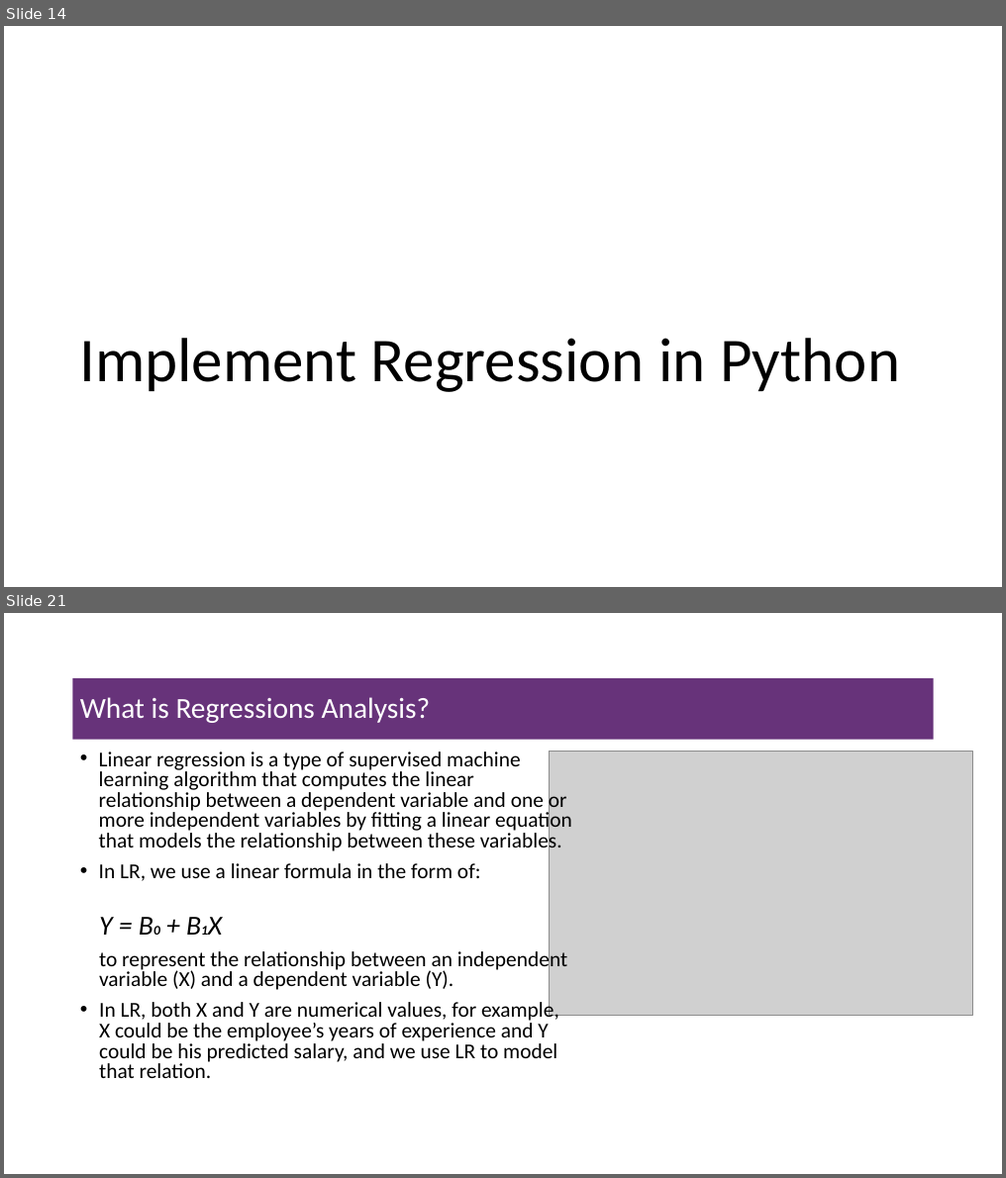
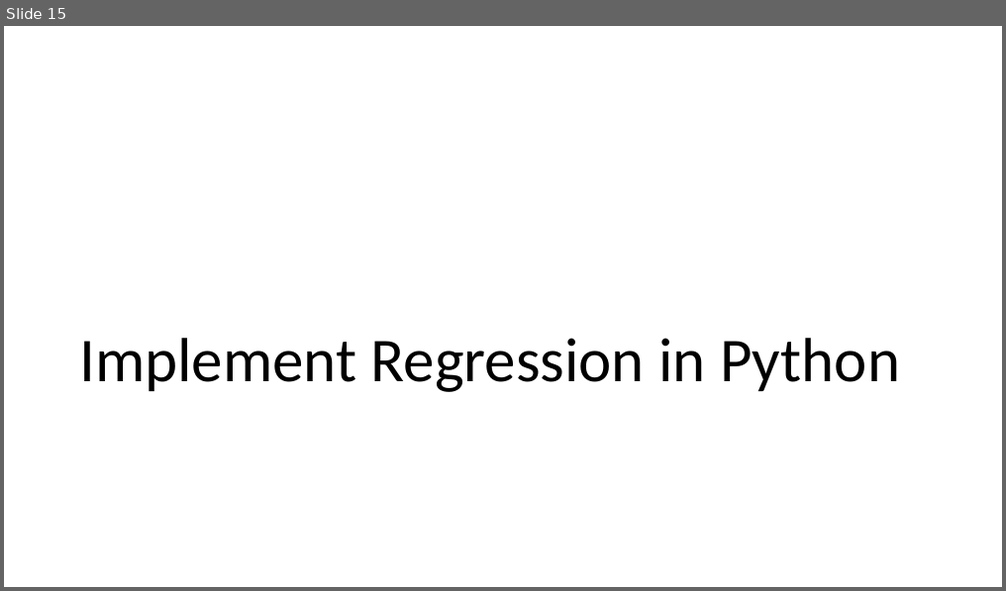
Before and after one commit to msfasha/307304-Data-Mining, a slide deck: 20243/Part 2-Regression/simple linear regression slides.pptx. Shown one above the other, each under a label of ours: slides 14 and 21 before the commit, slide 15 after it; the slides between them are not shown. The pictures are 1006x1178 and 1006x591 pixels, drawn with LibreOffice and Linux fonts; fonts in the diff are those of the drawing; grey boxes stand for pictures; background and template pictures are left out. Boxes give left, top, right and bottom in pixels: in the first picture for what was removed or moved away, otherwise in the second. Text is boxed around its words. In the diff, an @@ line names an element or a change of style, - is before the commit and + after.

Commit message:
modify regression pptx

```diff
--- a/20243/Part 2-Regression/simple linear regression slides.pptx
+++ b/20243/Part 2-Regression/simple linear regression slides.pptx
@@ slide 21 removed at [4,613,1002,1174], background #FFFFFF @@
@@ title removed at [73,678,934,740] @@
-What is Regressions Analysis?
@@ text removed at [99,752,572,1078] @@
-• Linear regression is a type of supervised machine learning algorithm that computes the linear relationship between a dependent variable and one or more independent variables by fitting a linear equation that models the relationship between these variables.
-• In LR, we use a linear formula in the form of:
-Y = B0 + B1X
-to represent the relationship between an independent variable (X) and a dependent variable (Y).
-• In LR, both X and Y are numerical values, for example, X could be the employee’s years of experience and Y could be his predicted salary, and we use LR to model that relation.
@@ picture removed at [549,752,972,1016] @@
@@ what was slide 14 is now slide 15 @@
```
Also in this commit, not shown: 7 slides changed, 4 slides added.
